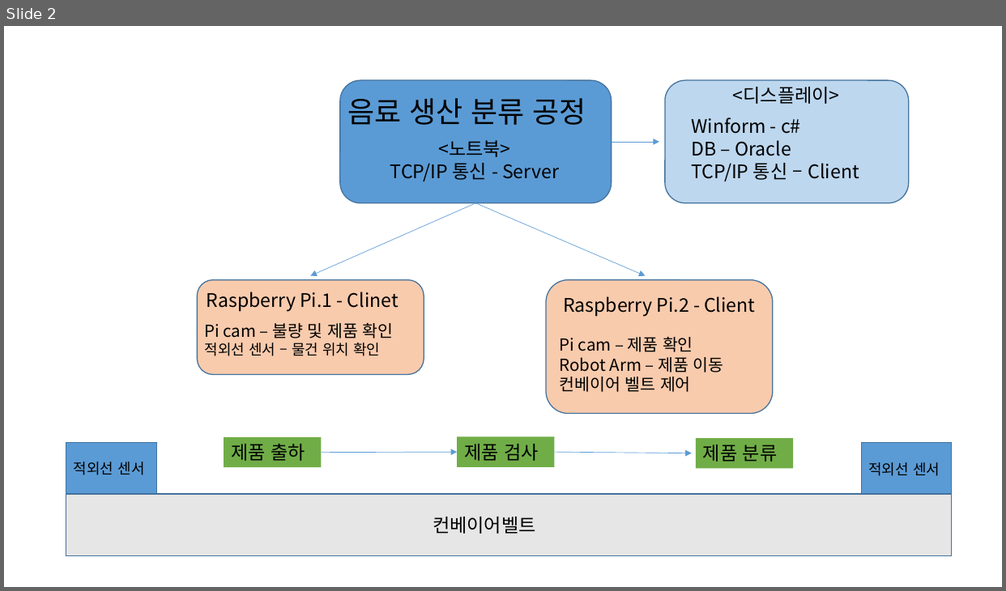
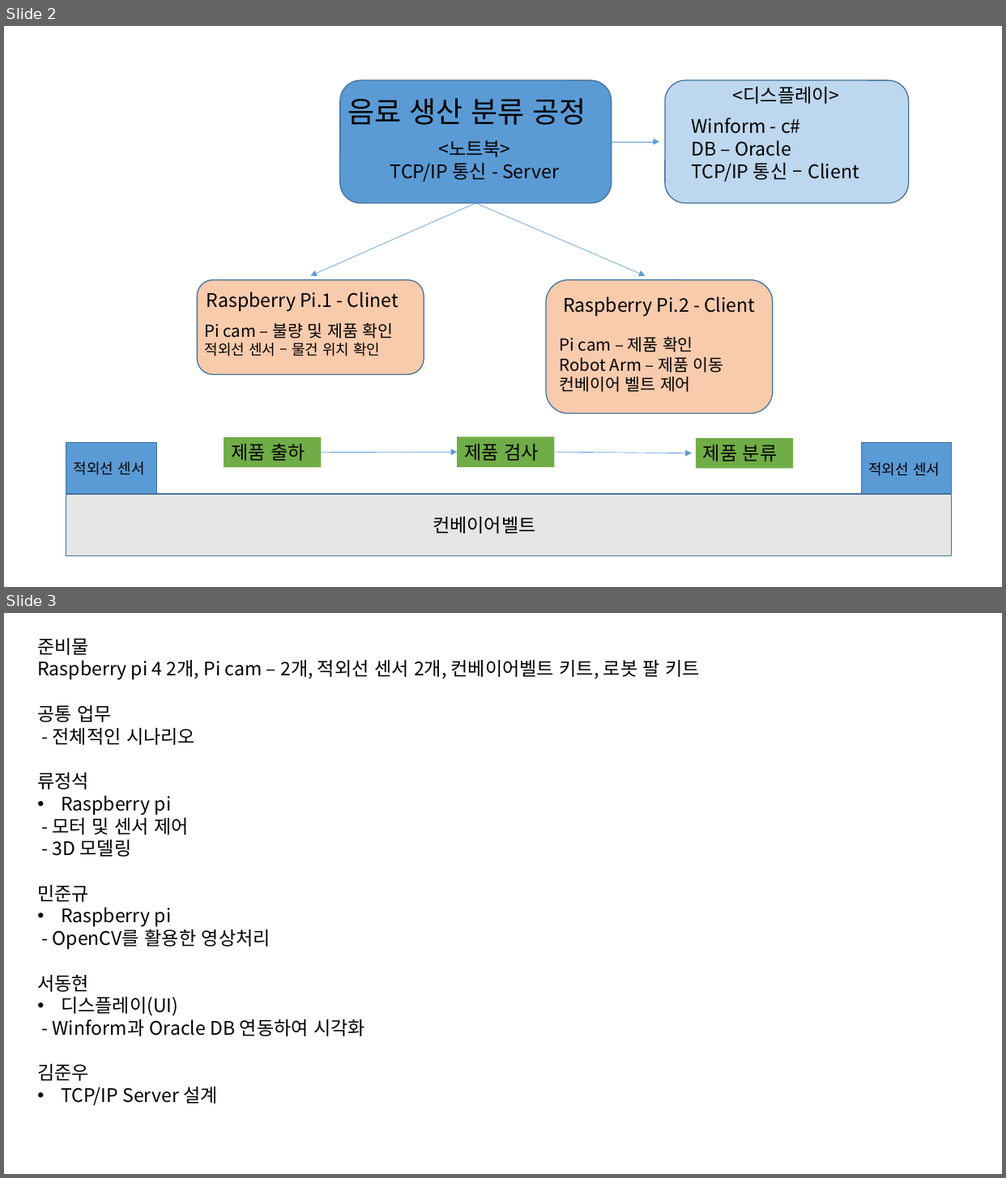
Before and after one commit to ANU-SmartFactory2021/ANU-SmartFactory2021, a slide deck: doc/01. 프로젝트 설계/01. 소프트웨어 요구사항 명세서/2조 구조.pptx. Shown one above the other, each under a label of ours: slide 2 before the commit, slides 2 and 3 after it. The pictures are 1006x591 and 1006x1178 pixels, drawn with LibreOffice and Linux fonts; fonts in the diff are those of the drawing. Boxes give left, top, right and bottom in pixels: in the first picture for what was removed or moved away, otherwise in the second. Text is boxed around its words. In the diff, an @@ line names an element or a change of style, - is before the commit and + after.

```diff
--- a/doc/01. 프로젝트 설계/01. 소프트웨어 요구사항 명세서/2조 구조.pptx
+++ b/doc/01. 프로젝트 설계/01. 소프트웨어 요구사항 명세서/2조 구조.pptx
@@ slide 3 added at [4,613,1002,1174], background #FFFFFF @@
@@ text added at [37,638,701,1105], 18 pt, text #000000 @@
+준비물
+Raspberry pi 4 2개, Pi cam – 2개, 적외선 센서 2개, 컨베이어벨트 키트, 로봇 팔 키트
+공통 업무
+- 전체적인 시나리오
+류정석
+• Raspberry pi
+- 모터 및 센서 제어
+- 3D 모델링
+민준규
+• Raspberry pi
+- OpenCV를 활용한 영상처리
+서동현
+• 디스플레이(UI)
+- Winform과 Oracle DB 연동하여 시각화
+김준우
+• TCP/IP Server 설계
```
